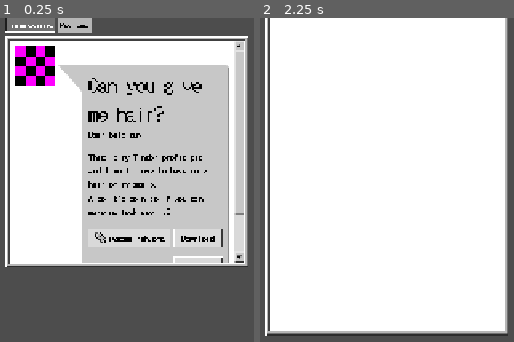
Above: before the commit, frames 1-2 (left to right).
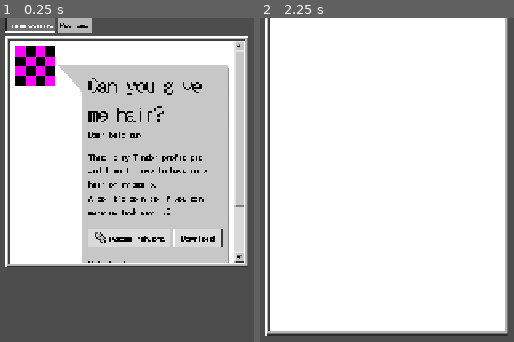
Above: after the commit, the same moments.

Repository: MunnChai/GMTKGameJam2025
Game: Godot game, scene res://apps/commissions_app/commissions_app.tscn
Two runs of this game, one before a commit and one after it. Both use one fixed random seed, a clock stepped at 60 frames per second and the inputs below. This scene is started directly instead of the project's main scene.
Inputs:
- Up to frame 1 (0.25 s): no input
- Up to frame 2 (2.25 s): click "Download" at 0.5 s; click "Commissions" at 1.25 s; click "Reviews" at 2 s

The runs differ from the first frame. In frame 1, 0.2% of the frame differs, in the area x 34-97%, y 57-76%; in frame 2, nothing differs.
Error after the commit: Invalid call. Nonexistent function 'execute' in base 'Nil'. (res://apps/commissions_app/commissions_app.gd:65)

Commit message:
Added info popups that lead to the file explorer

Diff:
--- a/game/gmtkgamejam2025/apps/commissions_app/commissions_app.gd
+++ b/game/gmtkgamejam2025/apps/commissions_app/commissions_app.gd
@@ -55,6 +55,21 @@
 	FileSystem.add_file_node_at("/commissions", client_folder)
 	for download_file: DownloadFile in files:
 		FileSystem.add_file_node_at("/commissions/" + folder_name, download_file.file)
+
+	var args := {
+		"title": "DOWNLOAD SUCCESS",
+		"text": "Downloaded files to \"/commissions/" + folder_name + "\"!",
+		"confirm_label": "Open in File Explorer",
+	}
+
+	var window: InfoPopup = Desktop.instance.execute(&"info", args)
+	window.confirmed.connect(func():
+		var file_explorer_args := {
+			"upload": false,
+			"folder_path": ["commissions", folder_name]
+		}
+		Desktop.instance.execute(&"file_explorer", file_explorer_args)
+		)
 
 func on_upload_pressed() -> void:
 	Desktop.instance.execute(&"file_explorer", {"upload": true})
--- a/game/gmtkgamejam2025/apps/commissions_app/commissions_app.tscn
+++ b/game/gmtkgamejam2025/apps/commissions_app/commissions_app.tscn
@@ -246,6 +246,13 @@
 custom_minimum_size = Vector2(0, 15)
 layout_mode = 2
 
+[node name="RichTextLabel" type="RichTextLabel" parent="PanelContainer/MarginContainer/VBoxContainer/PanelContainer/MarginContainer/PanelContainer/Commissions/ScrollContainer/MarginContainer/HBoxContainer/MarginContainer/MarginContainer/VBoxContainer"]
+layout_mode = 2
+theme_override_colors/default_color = Color(0, 0, 0, 1)
+theme_override_font_sizes/normal_font_size = 15
+text = "Submissions"
+fit_content = true
+
 [node name="HBoxContainer2" type="HBoxContainer" parent="PanelContainer/MarginContainer/VBoxContainer/PanelContainer/MarginContainer/PanelContainer/Commissions/ScrollContainer/MarginContainer/HBoxContainer/MarginContainer/MarginContainer/VBoxContainer"]
 layout_mode = 2
 
--- a/game/gmtkgamejam2025/apps/file_explorer_app/file_explorer_window/file_explorer_window.gd
+++ b/game/gmtkgamejam2025/apps/file_explorer_app/file_explorer_window/file_explorer_window.gd
@@ -21,6 +21,11 @@
 		%WindowBar.set_window_title("Select to upload your work")
 	else:
 		%WindowBar.set_window_title("File Explorer")
+
 	# if this is a upload file window, close this window when a file is selected
 	file_explorer.set_upload_mode(upload)
 	file_explorer.get_file_system_access().upload_done.connect(_on_close_pressed)
+
+	if args.has("folder_path"):
+		for folder_name in args.get("folder_path"):
+			file_explorer.file_system.change_directory(folder_name)
--- a/game/gmtkgamejam2025/apps/photoshop_app/photoshop_app.gd
+++ b/game/gmtkgamejam2025/apps/photoshop_app/photoshop_app.gd
@@ -28,6 +28,19 @@
 
 func _on_export_pressed() -> void:
 	var file: File = editing_panel.get_current_file()
+	file.node_name = file.node_name + "-export"
+	FileSystem.add_file_node_at("/exports/", file)
+	var args := {
+		"title": "EXPORT SUCCESS",
+		"text": "Exported file to \"/commissions/" + file.node_name + "\"!",
+		"confirm_label": "Open in File Explorer",
+	}
 
-	FileSystem.add_file_node_at("/exports/", file)
-	Desktop.instance.execute("export_success", {"text": "files/exports/" + file.node_name})
+	var window: InfoPopup = Desktop.instance.execute(&"info", args)
+	window.confirmed.connect(func():
+		var file_explorer_args := {
+			"upload": false,
+			"folder_path": ["exports"]
+		}
+		Desktop.instance.execute(&"file_explorer", file_explorer_args)
+		)
--- a/game/gmtkgamejam2025/desktop/window/info_popup/info_popup.gd
+++ b/game/gmtkgamejam2025/desktop/window/info_popup/info_popup.gd
@@ -30,4 +30,5 @@
 	constrain_to_viewport()
 
 func _on_confirm() -> void:
+	confirmed.emit()
 	Desktop.instance.close_window(self)
